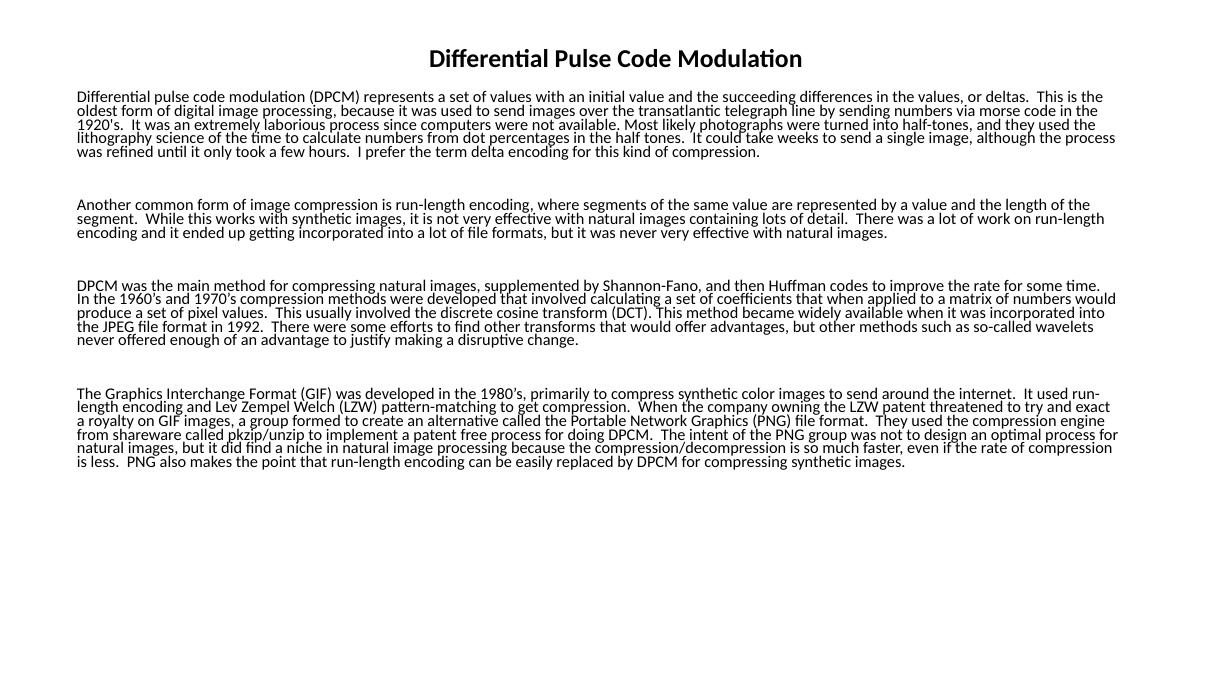
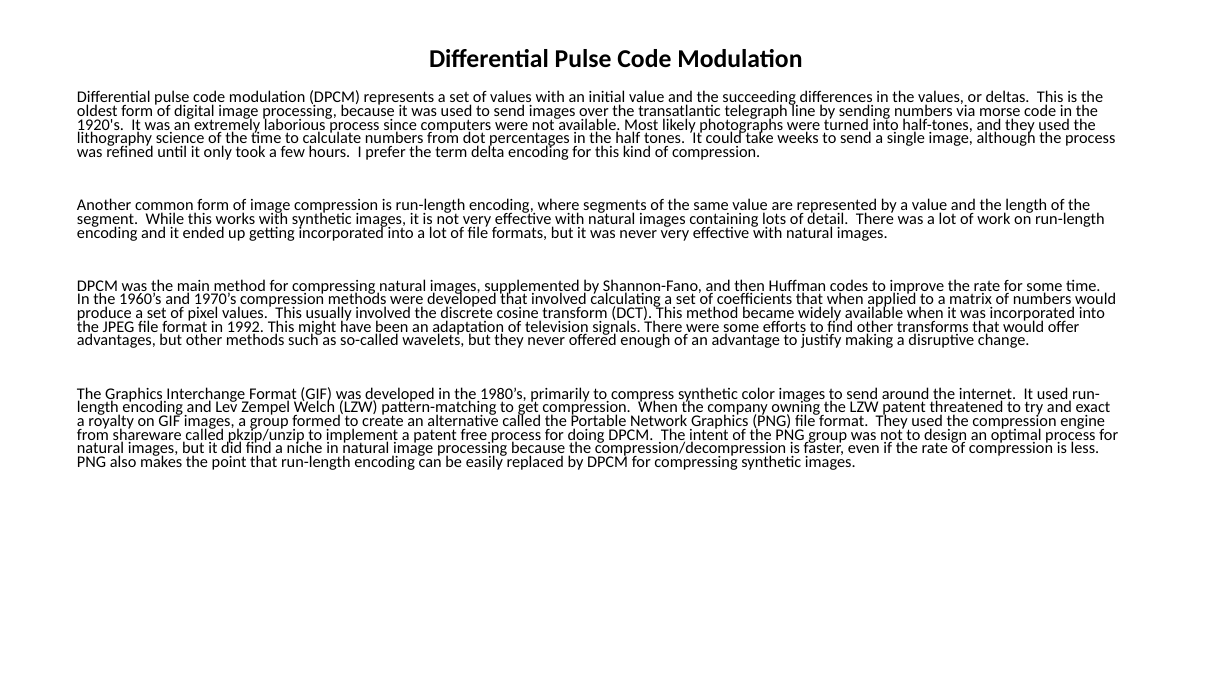
Before and after one commit to bcrow99/DeltaEncoder, a slide deck: slide 1 of Delta.pptx. Drawn at 1232x693 pixels with LibreOffice and Linux fonts; fonts in the diff are those of the drawing. Boxes give left, top, right and bottom in pixels: in the first picture for what was removed or moved away, otherwise in the second. Text is boxed around its words. In the diff, an @@ line names an element or a change of style, - is before the commit and + after.

Commit message:
added a detail

```diff
--- a/Delta.pptx
+++ b/Delta.pptx
@@ text at box(77, 279, 1118, 470): text changed @@
-DPCM was the main method for compressing natural images, supplemented by Shannon-Fano, and then Huffman codes to improve the rate for some time. In the 1960’s and 1970’s compression methods were developed that involved calculating a set of coefficients that when applied to a matrix of numbers would produce a set of pixel values. This usually involved the discrete cosine transform (DCT). This method became widely available when it was incorporated into the JPEG file format in 1992. There were some efforts to find other transforms that would offer advantages, but other methods such as so-called wavelets never offered enough of an advantage to justify making a disruptive change.
-The Graphics Interchange Format (GIF) was developed in the 1980’s, primarily to compress synthetic color images to send around the internet. It used run-length encoding and Lev Zempel Welch (LZW) pattern-matching to get compression. When the company owning the LZW patent threatened to try and exact a royalty on GIF images, a group formed to create an alternative called the Portable Network Graphics (PNG) file format. They used the compression engine from shareware called pkzip/unzip to implement a patent free process for doing DPCM. The intent of the PNG group was not to design an optimal process for natural images, but it did find a niche in natural image processing because the compression/decompression is so much faster, even if the rate of compression is less. PNG also makes the point that run-length encoding can be easily replaced by DPCM for compressing synthetic images.
+DPCM was the main method for compressing natural images, supplemented by Shannon-Fano, and then Huffman codes to improve the rate for some time. In the 1960’s and 1970’s compression methods were developed that involved calculating a set of coefficients that when applied to a matrix of numbers would produce a set of pixel values. This usually involved the discrete cosine transform (DCT). This method became widely available when it was incorporated into the JPEG file format in 1992. This might have been an adaptation of television signals. There were some efforts to find other transforms that would offer advantages, but other methods such as so-called wavelets, but they never offered enough of an advantage to justify making a disruptive change.
+The Graphics Interchange Format (GIF) was developed in the 1980’s, primarily to compress synthetic color images to send around the internet. It used run-length encoding and Lev Zempel Welch (LZW) pattern-matching to get compression. When the company owning the LZW patent threatened to try and exact a royalty on GIF images, a group formed to create an alternative called the Portable Network Graphics (PNG) file format. They used the compression engine from shareware called pkzip/unzip to implement a patent free process for doing DPCM. The intent of the PNG group was not to design an optimal process for natural images, but it did find a niche in natural image processing because the compression/decompression is faster, even if the rate of compression is less. PNG also makes the point that run-length encoding can be easily replaced by DPCM for compressing synthetic images.
```
